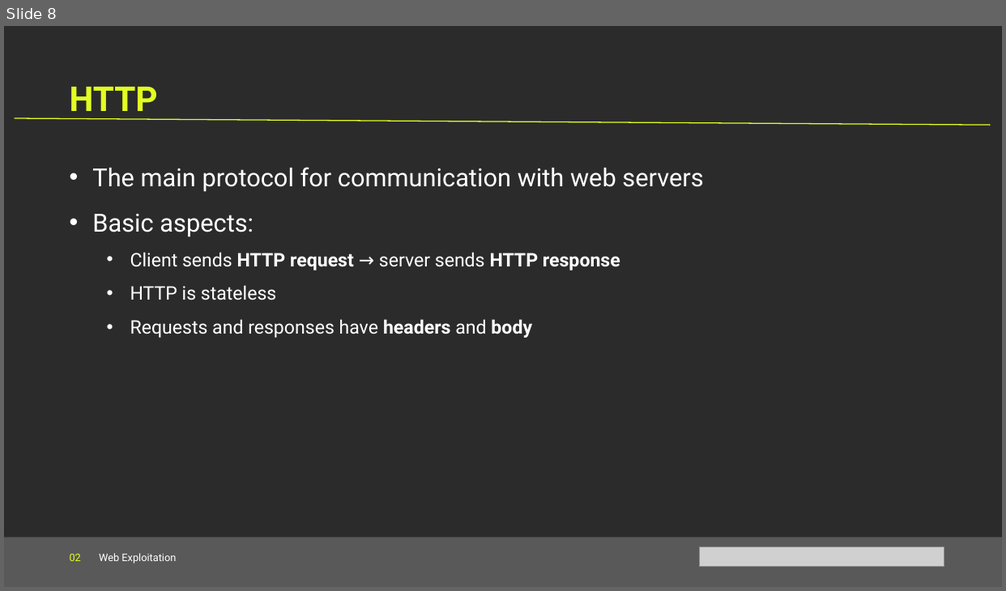
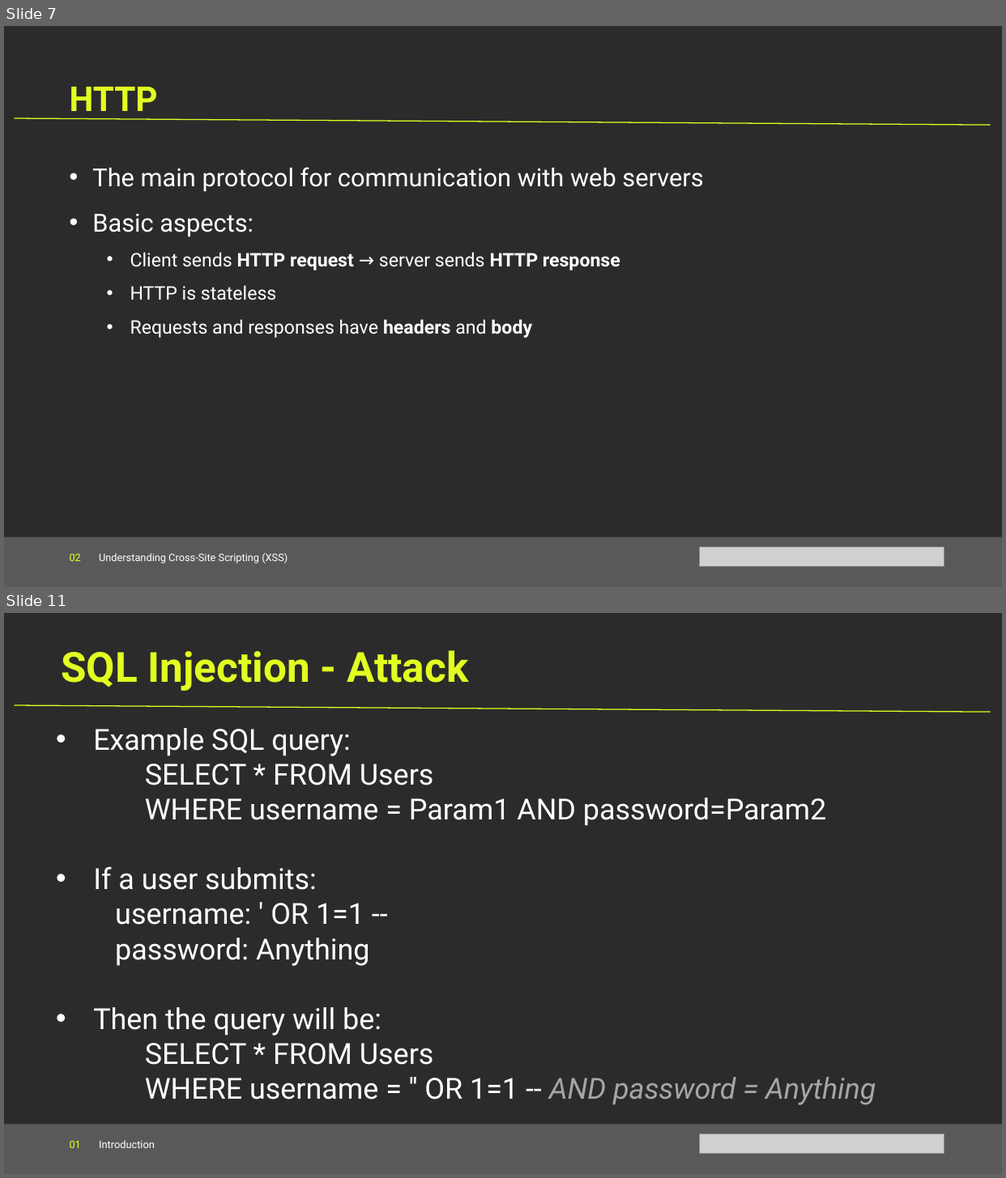
Before and after one commit to Cyanivde/technion-ctf, a slide deck: files/web.pptx. Shown one above the other, each under a label of ours: slide 8 before the commit, slides 7 and 11 after it; the slides between them are not shown. The pictures are 1006x591 and 1006x1178 pixels, drawn with LibreOffice and Linux fonts; fonts in the diff are those of the drawing; grey boxes stand for pictures; background and template pictures are left out; a plain dark background stands for a picture behind light text. Boxes give left, top, right and bottom in pixels: in the first picture for what was removed or moved away, otherwise in the second. Text is boxed around its words. In the diff, an @@ line names an element or a change of style, - is before the commit and + after.

```diff
--- a/files/web.pptx
+++ b/files/web.pptx
@@ slide 11 added at box(4, 613, 1002, 1174), background picture (left out) @@
@@ text added at box(61, 650, 468, 691), 40 pt, text #E2FE21, bold @@
+SQL Injection - Attack
@@ line added from (15, 705) to (991, 712), #E2FE21 1 pt @@
@@ text added at box(93, 728, 876, 1105), 28 pt, text #FFFFFF @@
+• Example SQL query:
+SELECT * FROM Users
+WHERE username = Param1 AND password=Param2
+• If a user submits:
+username: ' OR 1=1 --
+password: Anything
+• Then the query will be:
+SELECT * FROM Users
+WHERE username = '' OR 1=1 -- AND password = Anything
@@ rectangle added at box(4, 1124, 1002, 1174), fill #595959 @@
@@ text added at box(70, 1140, 155, 1148), 10 pt, text #FFFFFF @@
+01 Introduction
@@ picture added at box(700, 1134, 944, 1154) @@
@@ what was slide 8 is now slide 7 @@
@@ slide 7 changed as well @@
@@ text at box(70, 553, 288, 564): text changed @@
-02 Web Exploitation
+02 Understanding Cross-Site Scripting (XSS)
```
Also in this commit, not shown: 6 other slides changed, 9 other slides added, 7 slides removed, 2 other files.
